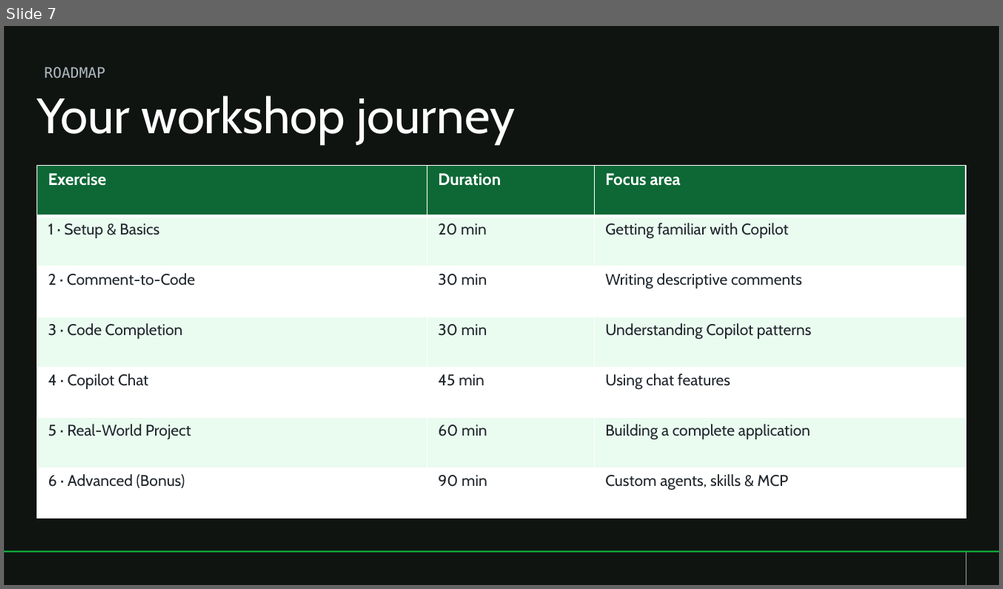
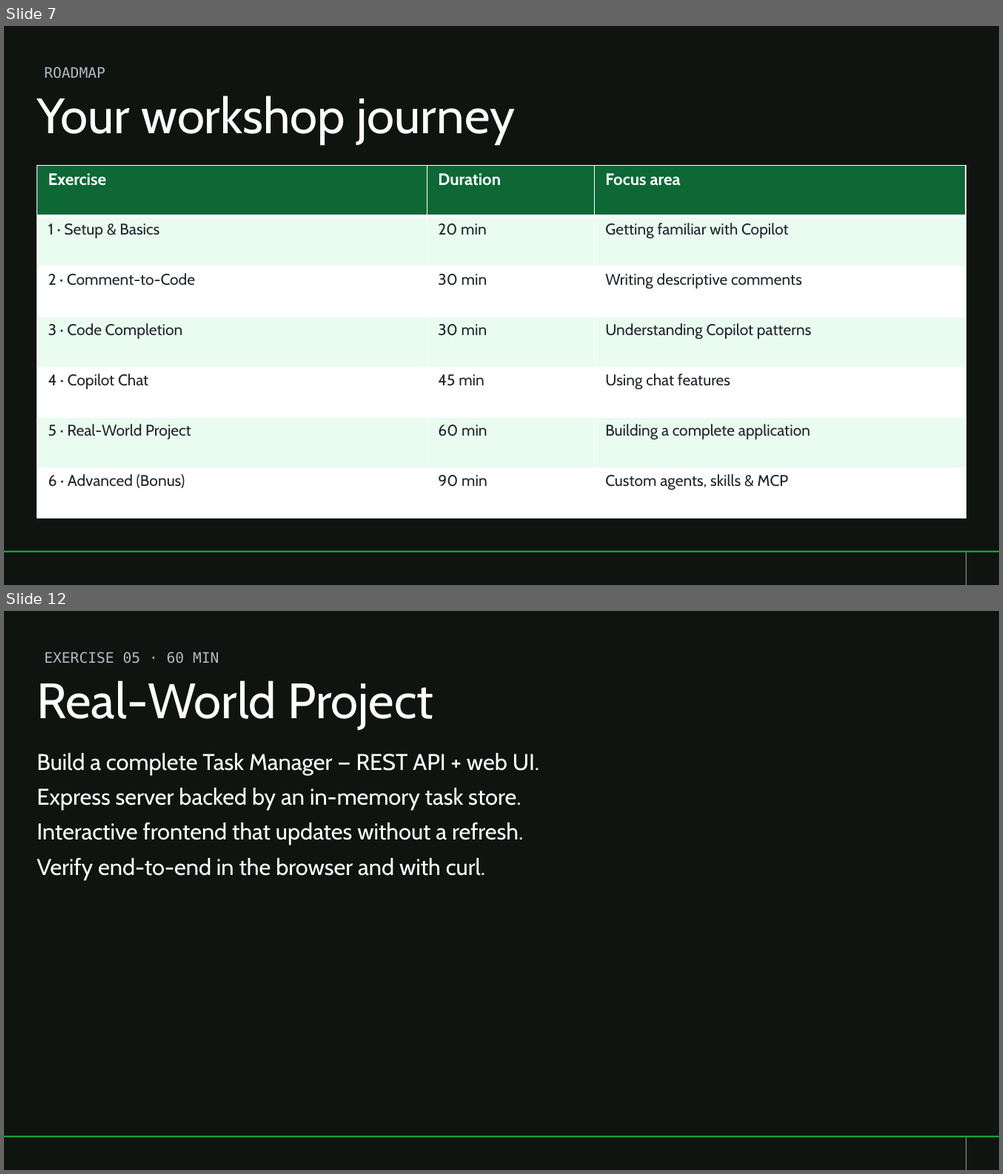
Before and after one commit to abhi-singhs/github-copilot-workshop, a slide deck: resources/github-copilot-workshop.pptx. Shown one above the other, each under a label of ours: slide 7 before the commit, slides 7 and 12 after it; the slides between them are not shown. The pictures are 1003x589 and 1003x1174 pixels, drawn with LibreOffice and Linux fonts; fonts in the diff are those of the drawing; background and template pictures are left out. Boxes give left, top, right and bottom in pixels: in the first picture for what was removed or moved away, otherwise in the second. Text is boxed around its words. In the diff, an @@ line names an element or a change of style, - is before the commit and + after.

```diff
--- a/resources/github-copilot-workshop.pptx
+++ b/resources/github-copilot-workshop.pptx
@@ slide 12 added at <box>4,611,999,1170</box>, background #101411; not listed: 2 template elements that a slide beside it also shows @@
@@ text added at <box>44,652,219,664</box>, 14 pt, text #B0BAC3 @@
+EXERCISE 05 · 60 MIN
@@ title added at <box>37,681,433,730</box>, 48 pt, text #FFFFFF @@
+Real-World Project
@@ text added at <box>37,753,539,880</box>, 22 pt, text #FFFFFF @@
+Build a complete Task Manager — REST API + web UI.
+Express server backed by an in-memory task store.
+Interactive frontend that updates without a refresh.
+Verify end-to-end in the browser and with curl.
```
Also in this commit, not shown: 5 other slides added.
